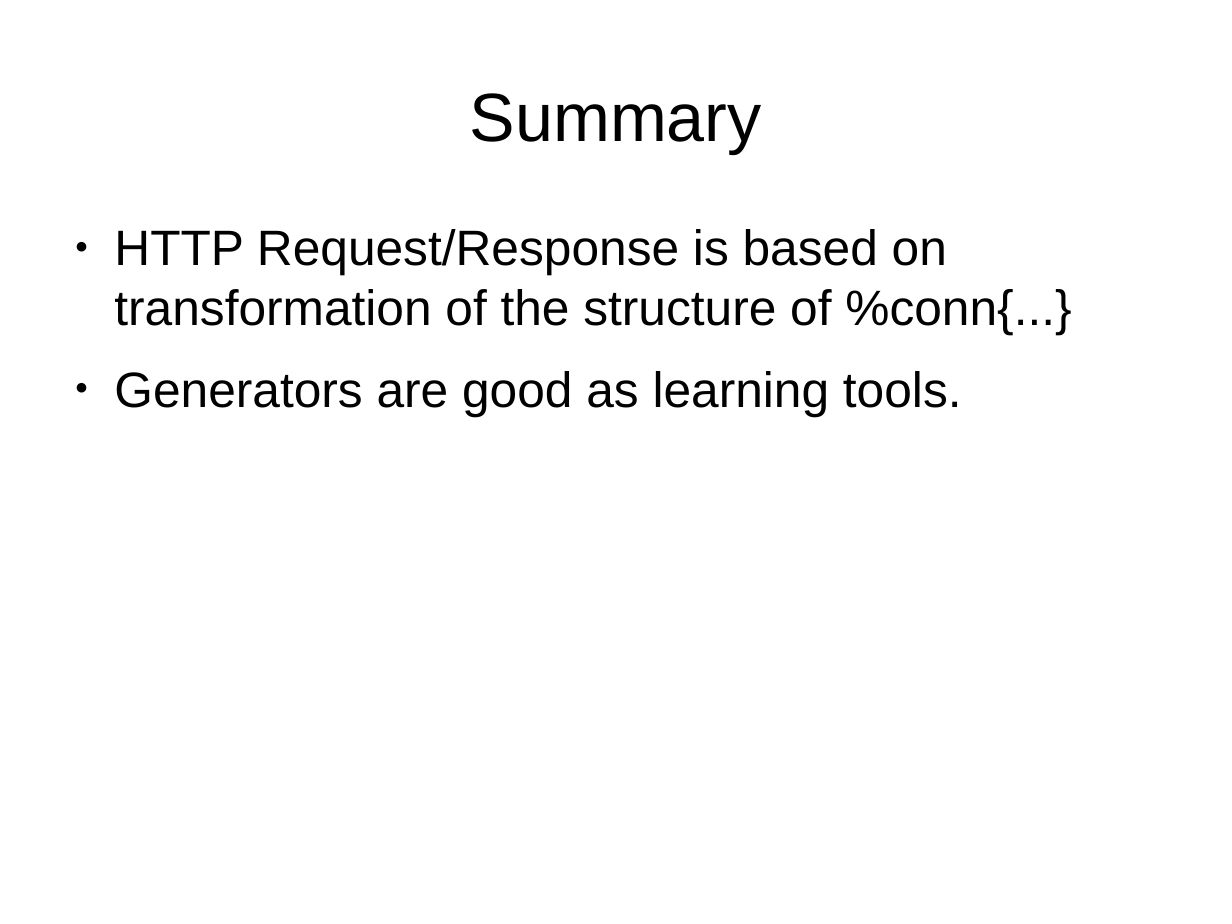
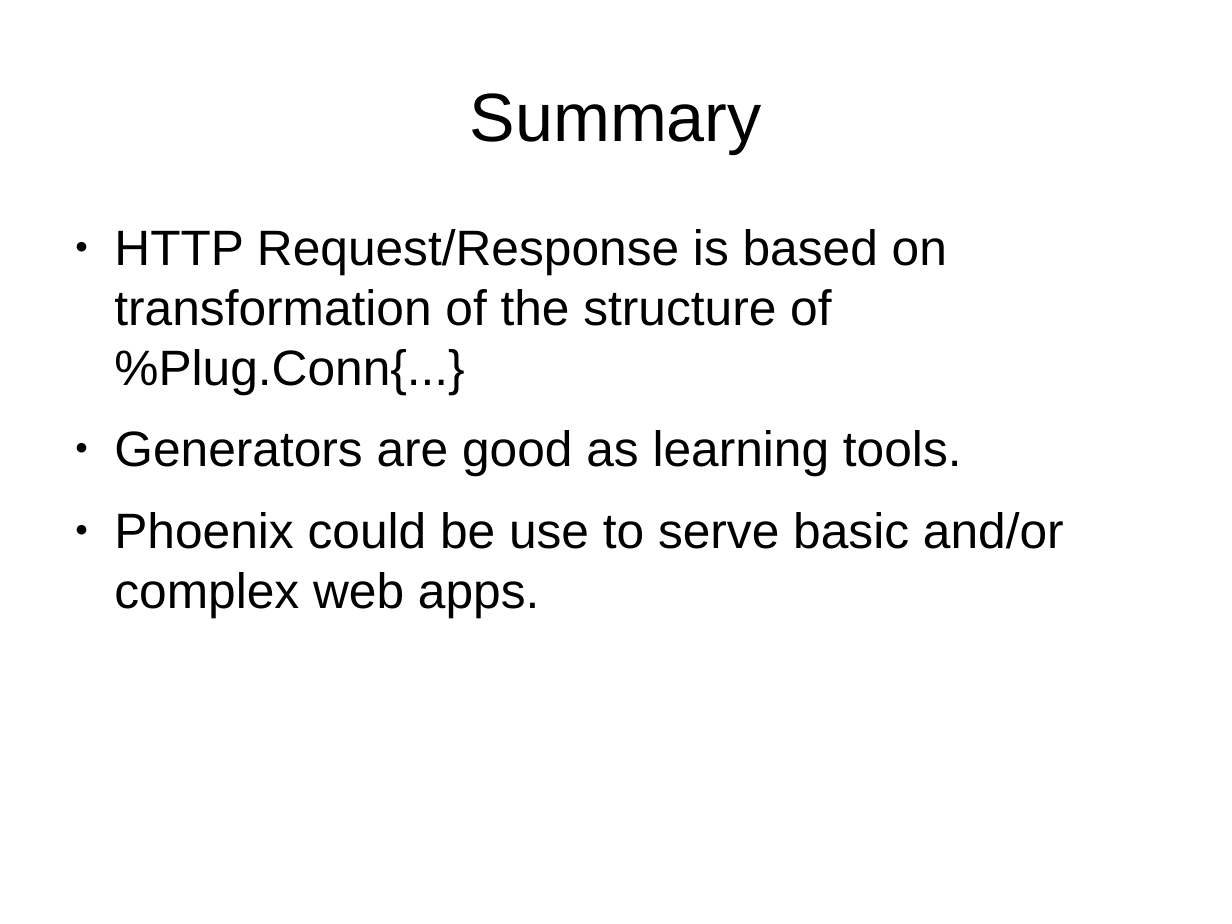
Before and after one commit to ramortegui/talks, a slide deck: slide 13 of phoenix-basics.odp. Drawn at 1232x924 pixels with LibreOffice and Linux fonts; fonts in the diff are those of the drawing. Boxes give left, top, right and bottom in pixels: in the first picture for what was removed or moved away, otherwise in the second. Text is boxed around its words. In the diff, an @@ line names an element or a change of style, - is before the commit and + after.

Commit message:
Add phoenix basics presentation and sample code.

```diff
--- a/phoenix-basics.odp
+++ b/phoenix-basics.odp
@@ text at (114,229,947,394): text changed @@
-● HTTP Request/Response is based on transformation of the structure of %conn{...}
+● HTTP Request/Response is based on transformation of the structure of %Plug.Conn{...}
@@ text at (114,512,1064,617): paragraph added @@
+● Phoenix could be use to serve basic and/or complex web apps.
```
Also in this commit, not shown: 5 other slides changed, 58 other files.
